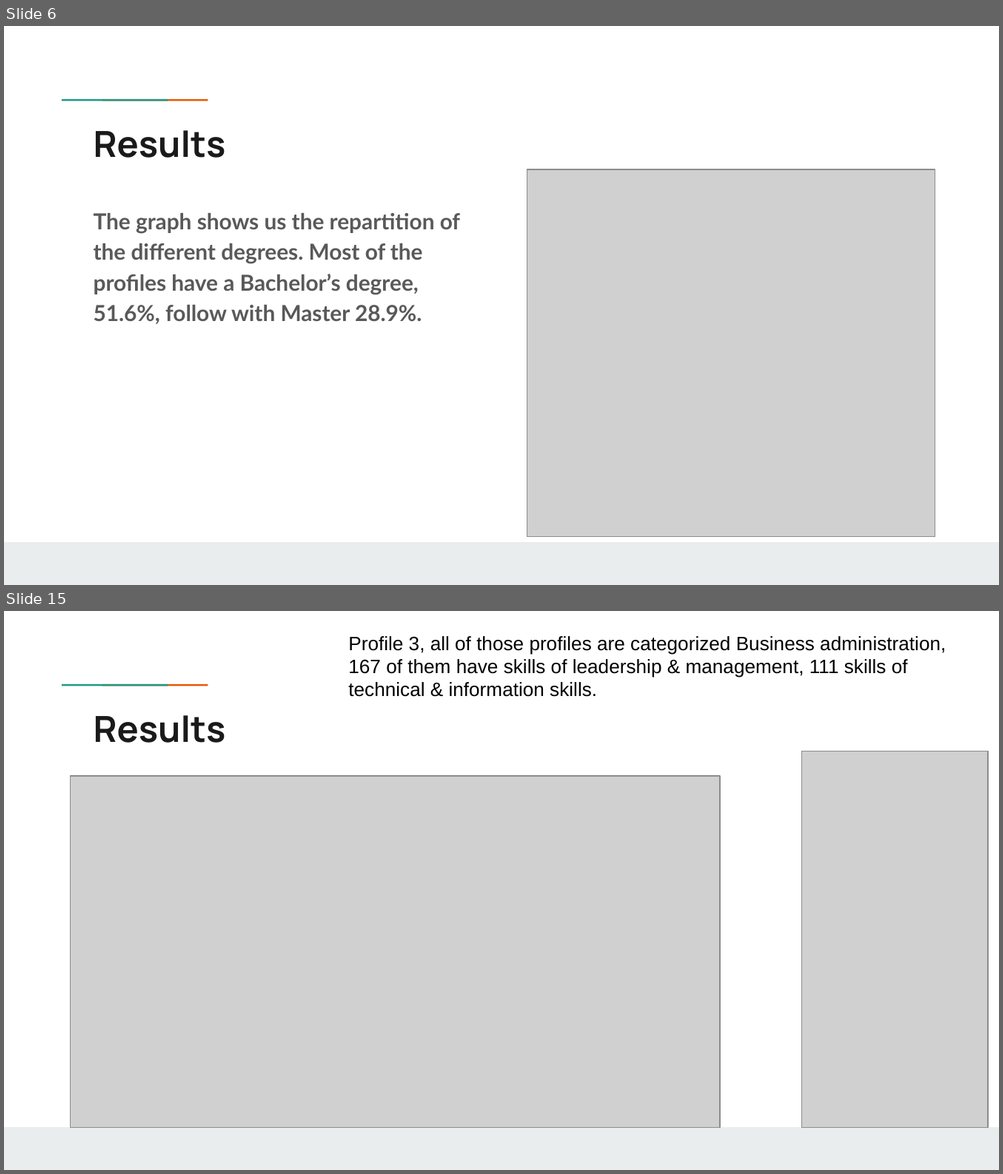
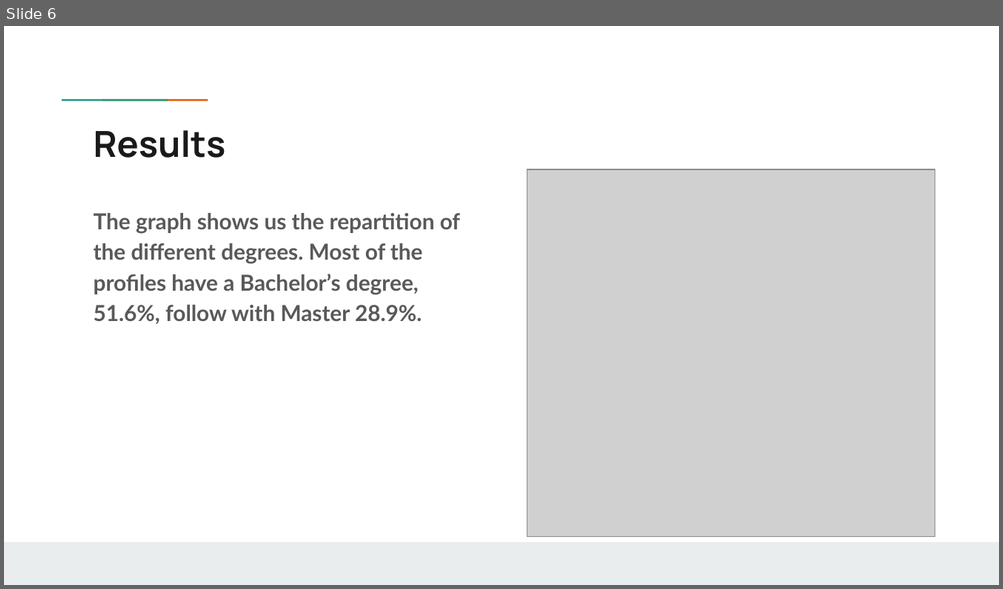
Before and after one commit to B1o0b1/Ayiti_analytics_capstone_project, a slide deck: Capstone_Project_Jean_Franco_Chosson.pptx. Shown one above the other, each under a label of ours: slides 6 and 15 before the commit, slide 6 after it; the slides between them are not shown. The pictures are 1003x1174 and 1003x589 pixels, drawn with LibreOffice and Linux fonts; fonts in the diff are those of the drawing; grey boxes stand for pictures; background and template pictures are left out. Boxes give left, top, right and bottom in pixels: in the first picture for what was removed or moved away, otherwise in the second. Text is boxed around its words. In the diff, an @@ line names an element or a change of style, - is before the commit and + after.

```diff
--- a/Capstone_Project_Jean_Franco_Chosson.pptx
+++ b/Capstone_Project_Jean_Franco_Chosson.pptx
@@ slide 15 removed at <box>4,611,999,1170</box>, background #FFFFFF; not listed: 3 template elements that a slide beside it also shows @@
@@ text removed at <box>348,636,945,697</box> @@
-Profile 3, all of those profiles are categorized Business administration,
-167 of them have skills of leadership & management, 111 skills of technical & information skills.
@@ title removed at <box>94,715,226,743</box> @@
-Results
@@ picture removed at <box>802,752,987,1128</box> @@
@@ picture removed at <box>70,776,719,1128</box> @@
```
Also in this commit, not shown: 10 slides changed, 14 slides added, 8 other slides removed, 1 other file.
